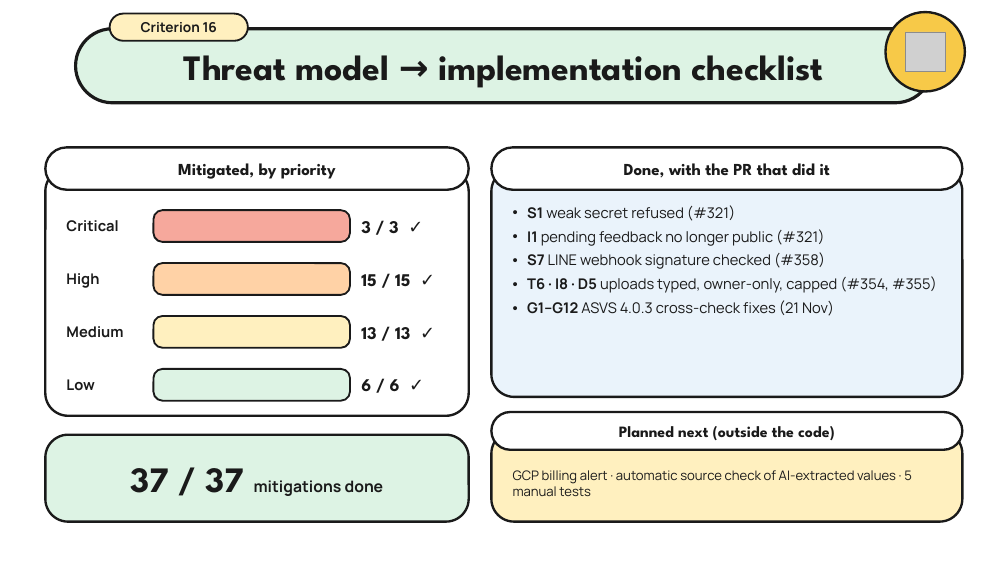
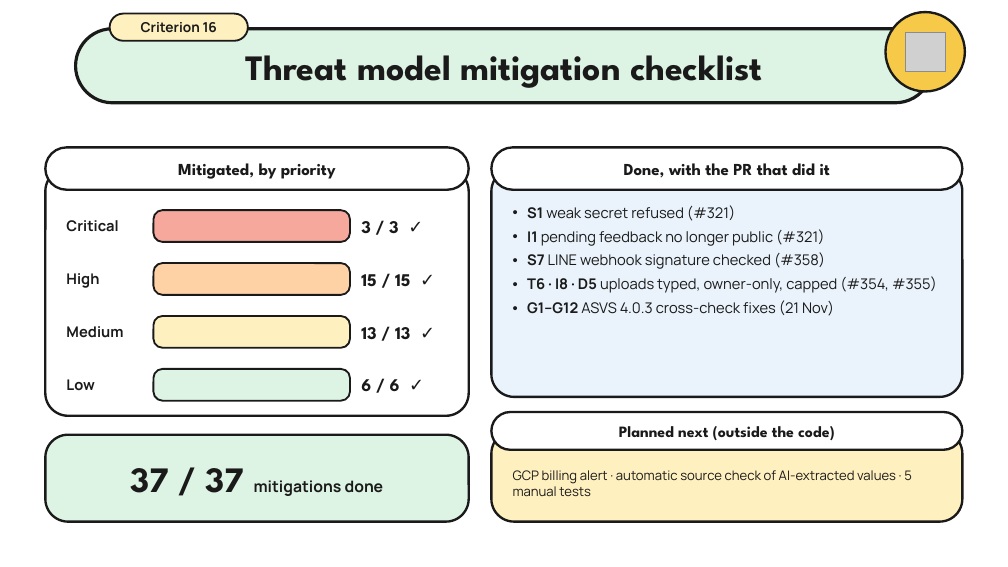
Before and after one commit to PhomMaiWai/TorFinder, a slide deck: slide 19 of docs/slides/torfinder-security-slides.pptx. Drawn at 1008x567 pixels with LibreOffice and Linux fonts; fonts in the diff are those of the drawing; grey boxes stand for pictures; background and template pictures are left out. Boxes give left, top, right and bottom in pixels: in the first picture for what was removed or moved away, otherwise in the second. Text is boxed around its words. In the diff, an @@ line names an element or a change of style, - is before the commit and + after.

```diff
--- a/docs/slides/torfinder-security-slides.pptx
+++ b/docs/slides/torfinder-security-slides.pptx
@@ text at [245,55,762,88]: text changed @@
-Threat model → implementation checklist
+Threat model mitigation checklist
```
Also in this commit, not shown: 3 other slides changed.
